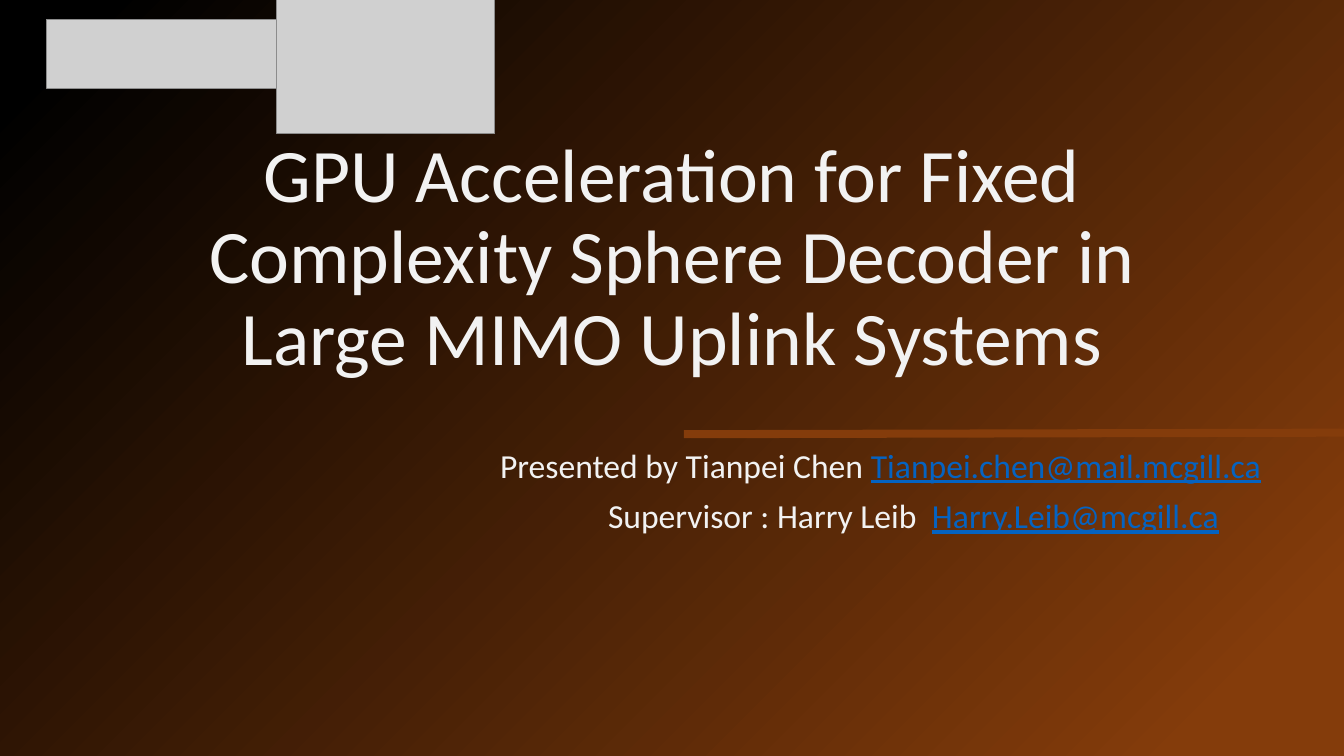
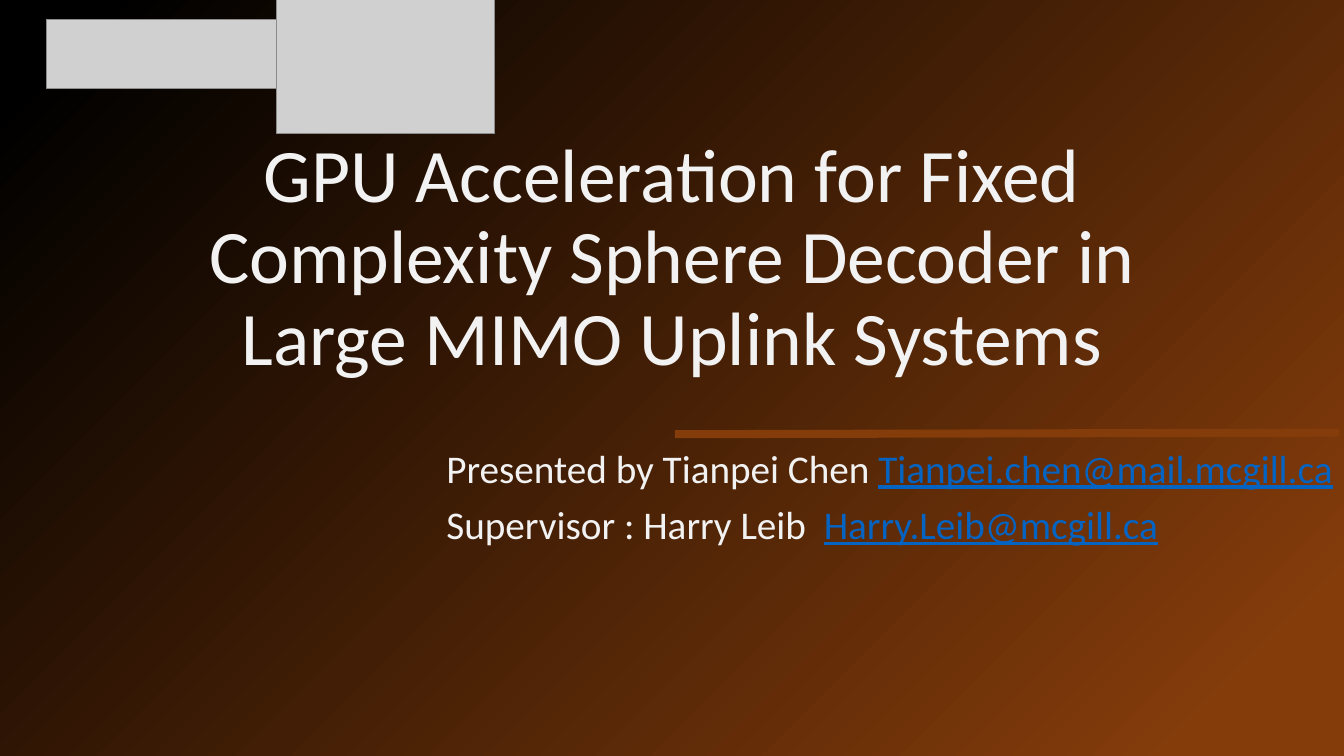
Before and after one commit to john-jiang-ca/Tianpei, a slide deck: slide 1 of FCSD-CUDA project/Presentation/CCECE2015 Presentation Tianpei Chen.pptx. Drawn at 1344x756 pixels with LibreOffice and Linux fonts; fonts in the diff are those of the drawing; grey boxes stand for pictures. Boxes give left, top, right and bottom in pixels: in the first picture for what was removed or moved away, otherwise in the second. Text is boxed around its words. In the diff, an @@ line names an element or a change of style, - is before the commit and + after.

```diff
--- a/FCSD-CUDA project/Presentation/CCECE2015 Presentation Tianpei Chen.pptx
+++ b/FCSD-CUDA project/Presentation/CCECE2015 Presentation Tianpei Chen.pptx
@@ subtitle "Presented by Tianpei Chen Tianpei.chen@mail.mcgill.ca" moved from (x1=500, y1=454, x2=1261, y2=534) to (x1=446, y1=455, x2=1332, y2=546) @@
@@ subtitle "Presented by Tianpei Chen Tianpei.chen@mail.mcgill.ca" at (x1=446, y1=455, x2=1332, y2=546): size 24 to 28 pt; alignment centre to left @@
@@ line moved from (684, 435) - (1344, 433) to (676, 435) - (1340, 433) @@
```
Also in this commit, not shown: 17 other slides changed, 5 slides added, 1 other file.
